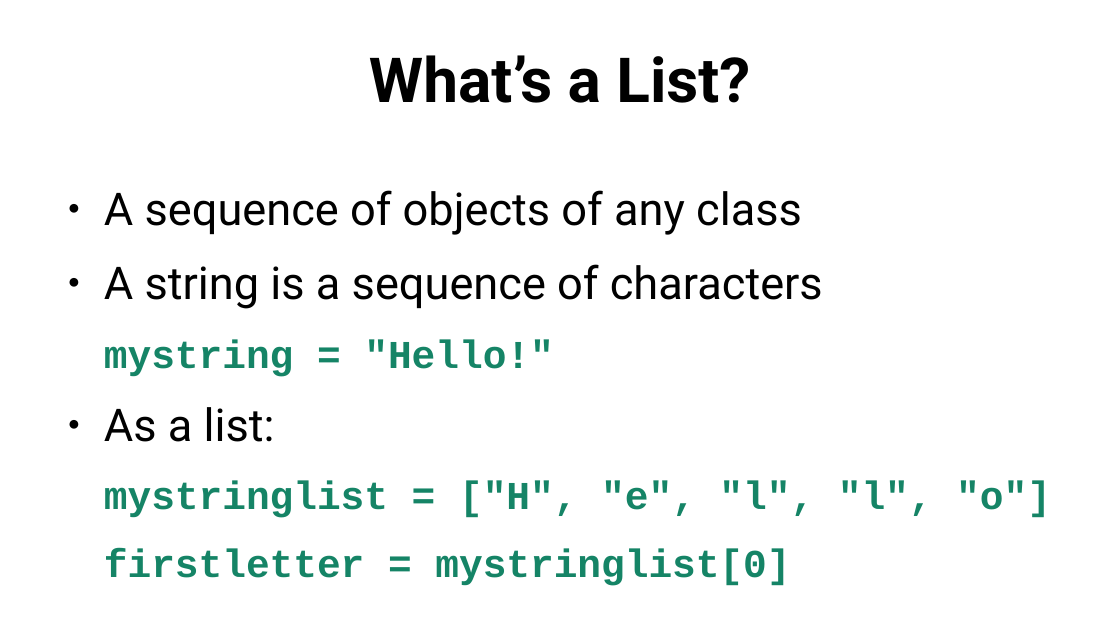
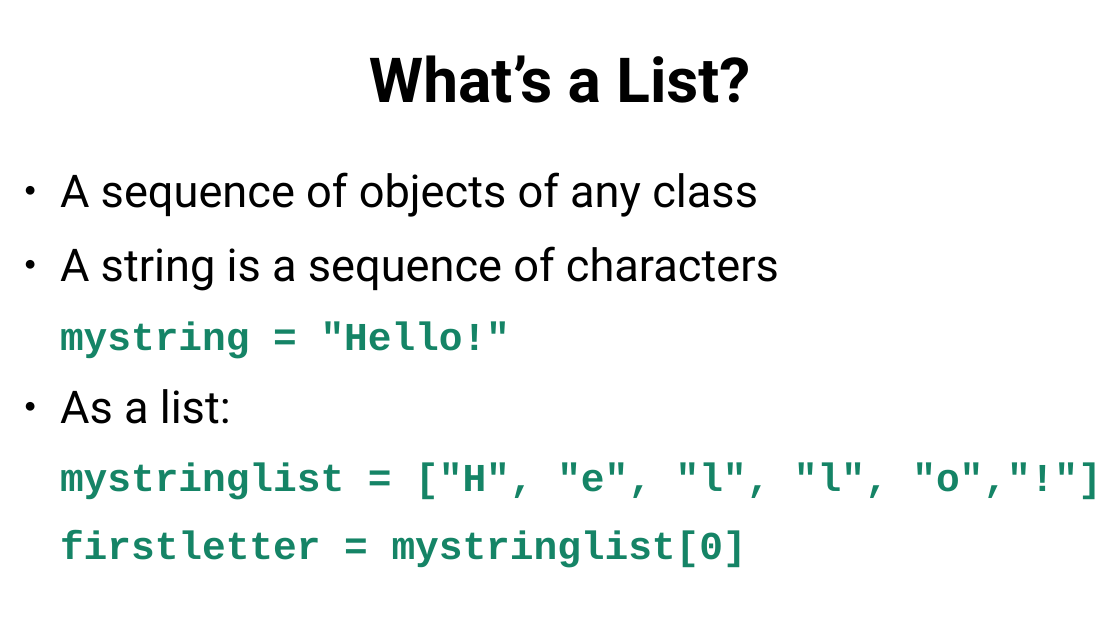
Before and after one commit to SlithyMatt/python-tutorial, a slide deck: slide 3 of lesson3/python101_lesson3_slides.odp. Drawn at 1120x630 pixels with LibreOffice and Linux fonts; fonts in the diff are those of the drawing. Boxes give left, top, right and bottom in pixels: in the first picture for what was removed or moved away, otherwise in the second. Text is boxed around its words. In the diff, an @@ line names an element or a change of style, - is before the commit and + after.

Commit message:
shooting versions of script and slides

```diff
--- a/lesson3/python101_lesson3_slides.odp
+++ b/lesson3/python101_lesson3_slides.odp
@@ text "A sequence of objects of ...": place and size @@
-text "A sequence of objects of ..." at bbox=[104, 190, 1051, 586]
+text "A sequence of objects of ..." at bbox=[60, 172, 1101, 568]
@@ text at bbox=[60, 463, 1101, 500]: text changed @@
-mystringlist = ["H", "e", "l", "l", "o"]
+mystringlist = ["H", "e", "l", "l", "o","!"]
```
Also in this commit, not shown: 1 other file.
